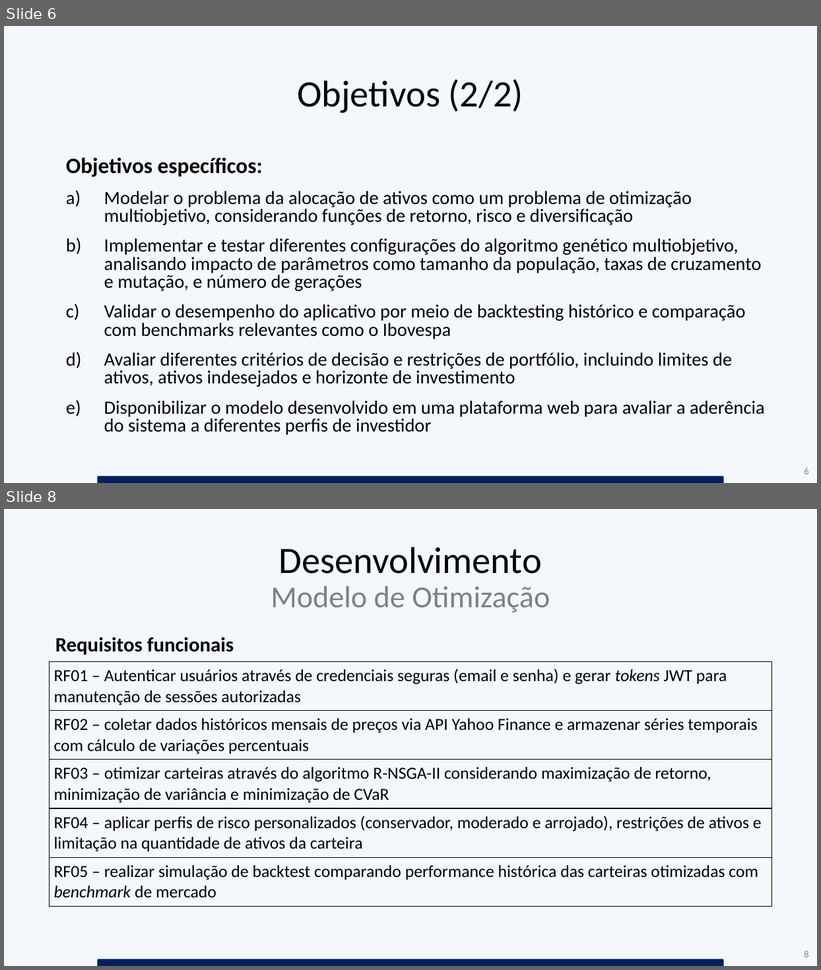
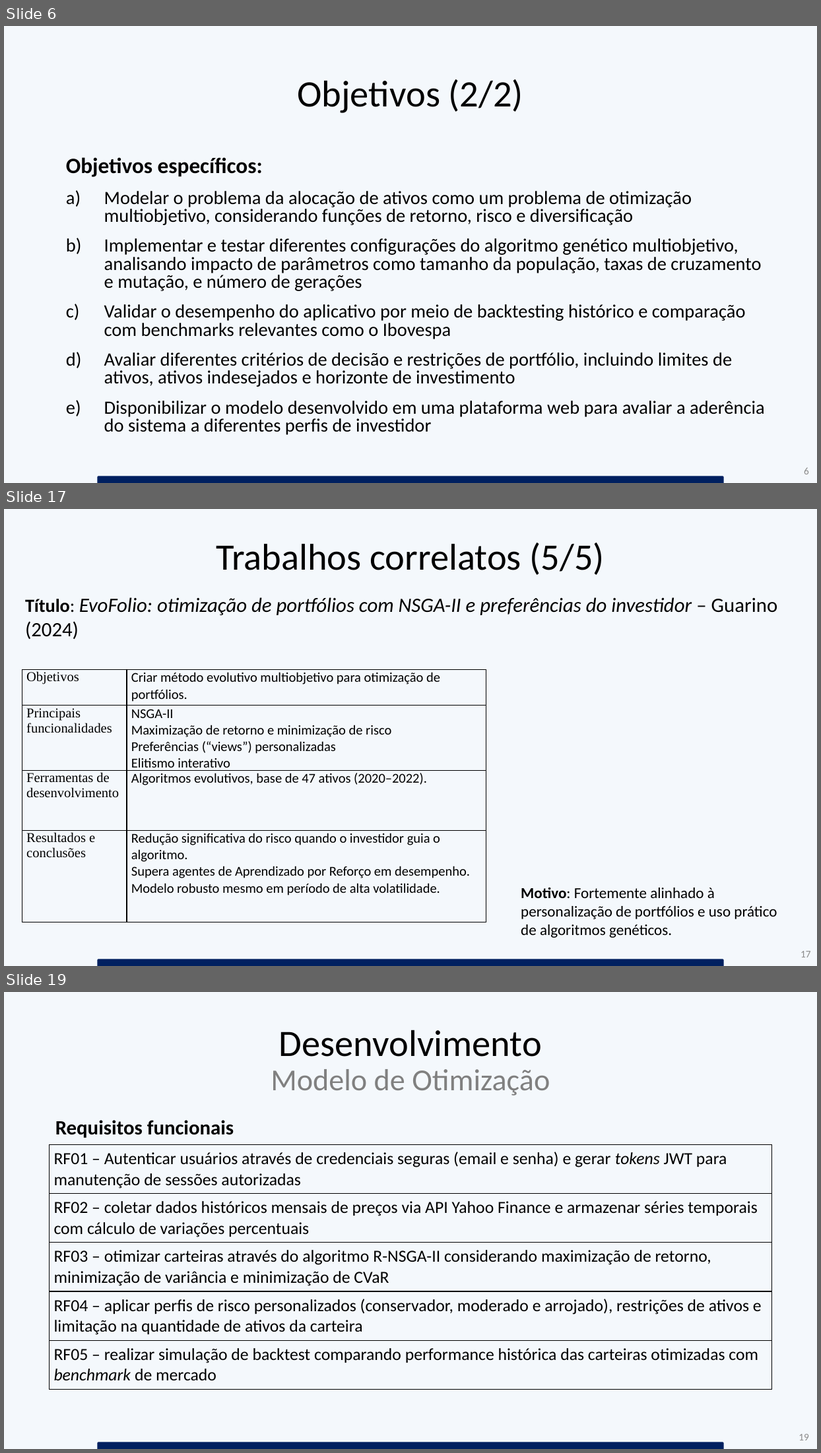
Before and after one commit to brunofvincensi/TCC, a slide deck: TCC_Apresentacao_Alexandre_e_Bruno.pptx. Shown one above the other, each under a label of ours: slides 6 and 8 before the commit, slides 6, 17 and 19 after it; the slides between them are not shown. The pictures are 821x970 and 821x1453 pixels, drawn with LibreOffice and Linux fonts; fonts in the diff are those of the drawing. Boxes give left, top, right and bottom in pixels: in the first picture for what was removed or moved away, otherwise in the second. Text is boxed around its words. In the diff, an @@ line names an element or a change of style, - is before the commit and + after.

```diff
--- a/TCC_Apresentacao_Alexandre_e_Bruno.pptx
+++ b/TCC_Apresentacao_Alexandre_e_Bruno.pptx
@@ slide 17 added at box(4, 509, 817, 966), background #DEEBF7 at 31% opacity @@
@@ title added at box(216, 543, 605, 575), 44 pt, text #000000 @@
+Trabalhos correlatos (5/5)
@@ text added at box(25, 597, 778, 639), 24 pt, text #000000, italic @@
+Título: EvoFolio: otimização de portfólios com NSGA-II e preferências do investidor – Guarino (2024)
@@ table added at box(22, 669, 487, 923), 4 rows, 2 columns @@
+Objetivos | Criar método evolutivo multiobjetivo para otimização de portfólios.
+Principais funcionalidades | NSGA-II / Maximização de retorno e minimização de risco / Preferências (“views”) personalizadas / Elitismo interativo
+Ferramentas de desenvolvimento | Algoritmos evolutivos, base de 47 ativos (2020–2022).
+Resultados e conclusões | Redução significativa do risco quando o investidor guia o algoritmo. / Supera agentes de Aprendizado por Reforço em desempenho. / Modelo robusto mesmo em período de alta volatilidade.
@@ text added at box(521, 887, 777, 938), 18 pt, text #000000 @@
+Motivo: Fortemente alinhado à personalização de portfólios e uso prático de algoritmos genéticos.
@@ round same rect added at box(97, 960, 724, 966), fill #002060 @@
@@ page number added at box(801, 951, 811, 958), 12 pt, text #8C8C8C @@
+17
@@ what was slide 8 is now slide 19 @@
@@ page number at box(799, 1434, 809, 1441): text changed @@
-8
+19
```
Also in this commit, not shown: 5 slides changed, 23 other slides added, 3 slides removed, 54 other files.
